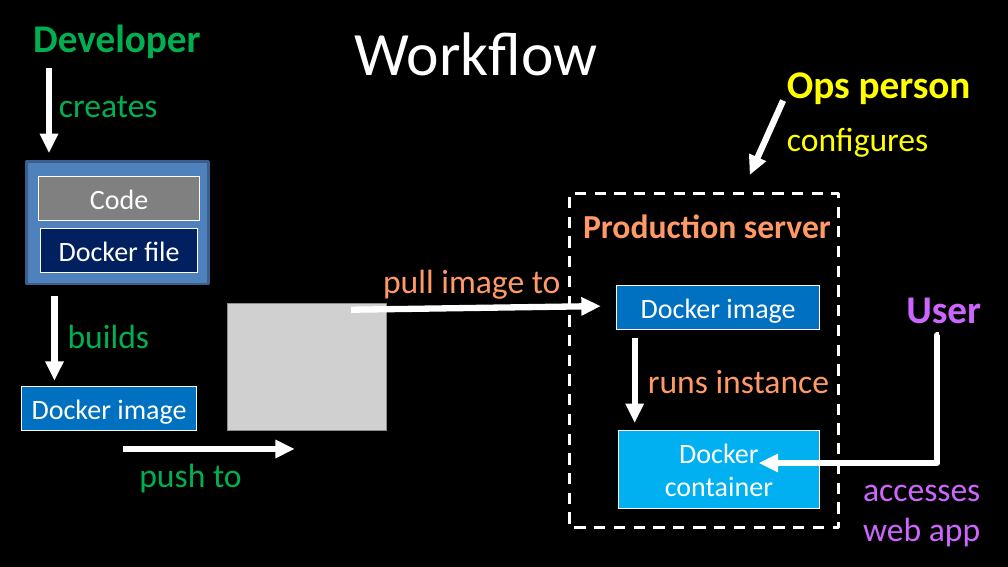
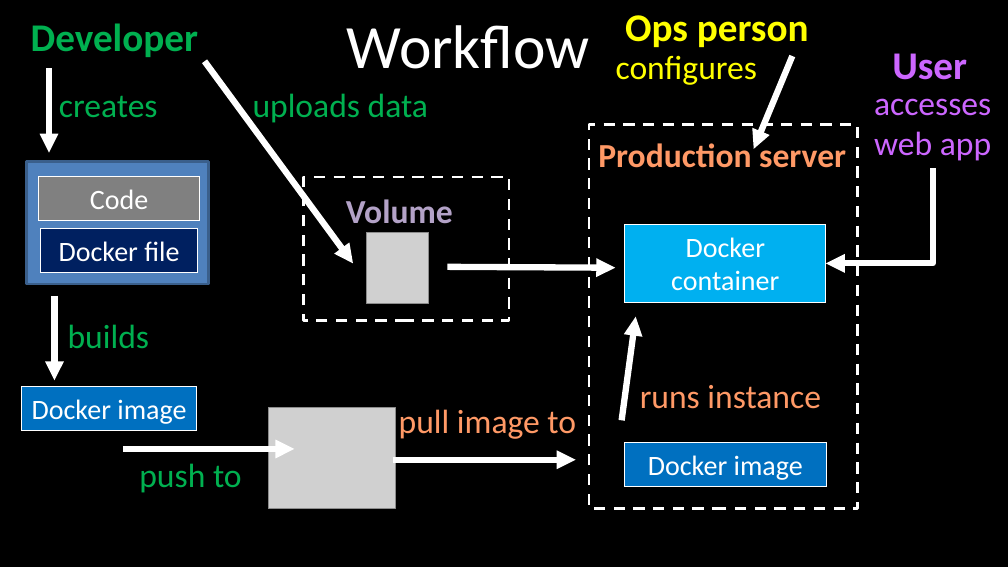
Before and after one commit to jeffreyhanson/abstracts-and-slides, a slide deck: slide 15 of seminars/NCC-docker-14-07-2021/slides.pptx. Drawn at 1008x567 pixels with LibreOffice and Linux fonts; fonts in the diff are those of the drawing; grey boxes stand for pictures. Boxes give left, top, right and bottom in pixels: in the first picture for what was removed or moved away, otherwise in the second. Text is boxed around its words. In the diff, an @@ line names an element or a change of style, - is before the commit and + after.

Commit message:
tweak slides

```diff
--- a/seminars/NCC-docker-14-07-2021/slides.pptx
+++ b/seminars/NCC-docker-14-07-2021/slides.pptx
@@ title "Workflow": place and size @@
-title "Workflow" at box(355, 32, 598, 76)
+title "Workflow" at box(347, 25, 590, 69)
@@ text "Ops person": place and size @@
-text "Ops person" at box(787, 72, 971, 104)
+text "Ops person" at box(625, 15, 809, 47)
@@ text "configures": place and size @@
-text "configures" at box(787, 127, 928, 157)
+text "configures" at box(616, 55, 757, 85)
@@ arrow moved from (783, 101) - (750, 174) to (792, 56) - (754, 149) @@
@@ text "User" rewrapped from box(906, 297, 981, 333) to box(892, 53, 967, 80) @@
@@ arrow added from (205, 61) to (353, 263), #FFFFFF 4.5 pt @@
@@ text "accesses web app": place and size @@
-text "accesses web app" at box(863, 484, 980, 547)
+text "accesses web app" at box(874, 98, 991, 161)
@@ text added at box(253, 93, 428, 126), 24 pt, text #00B050 @@
+uploads data
@@ text "Production server": place and size @@
-text "Production server" at box(583, 214, 831, 239)
+text "Production server" at box(598, 140, 846, 168)
@@ rectangle: place and size @@
-rectangle at box(570, 194, 839, 527)
+rectangle at box(589, 125, 858, 509)
@@ rectangle added at box(303, 177, 509, 322), outline #FFFFFF 2 pt dashed @@
@@ elbow arrow moved from (938, 336) - (759, 463) to (932, 168) - (826, 263) @@
@@ text added at box(346, 199, 453, 224), 24 pt, text #B3A2C7, bold @@
+Volume
@@ picture added at box(366, 232, 428, 303) @@
@@ rectangle "Docker container": place and size @@
-rectangle "Docker container" at box(619, 430, 821, 508)
+rectangle "Docker container" at box(625, 225, 827, 302)
@@ arrow added from (448, 267) to (615, 268), #FFFFFF 4.5 pt @@
@@ arrow moved from (635, 338) - (635, 422) to (622, 420) - (636, 317) @@
@@ text "runs instance": place and size @@
-text "runs instance" at box(648, 370, 830, 394)
+text "runs instance" at box(640, 385, 821, 409)
@@ picture: place and size @@
-picture at box(228, 304, 386, 430)
+picture at box(268, 407, 395, 509)
@@ text "pull image to": place and size @@
-text "pull image to" at box(383, 269, 561, 299)
+text "pull image to" at box(399, 409, 576, 439)
@@ rectangle "Docker image": place and size @@
-rectangle "Docker image" at box(617, 285, 820, 330)
+rectangle "Docker image" at box(624, 443, 827, 487)
@@ arrow moved from (351, 309) - (601, 306) to (393, 460) - (576, 460) @@
```
Also in this commit, not shown: 1 other slide changed, 1 slide added, 1 slide removed.
